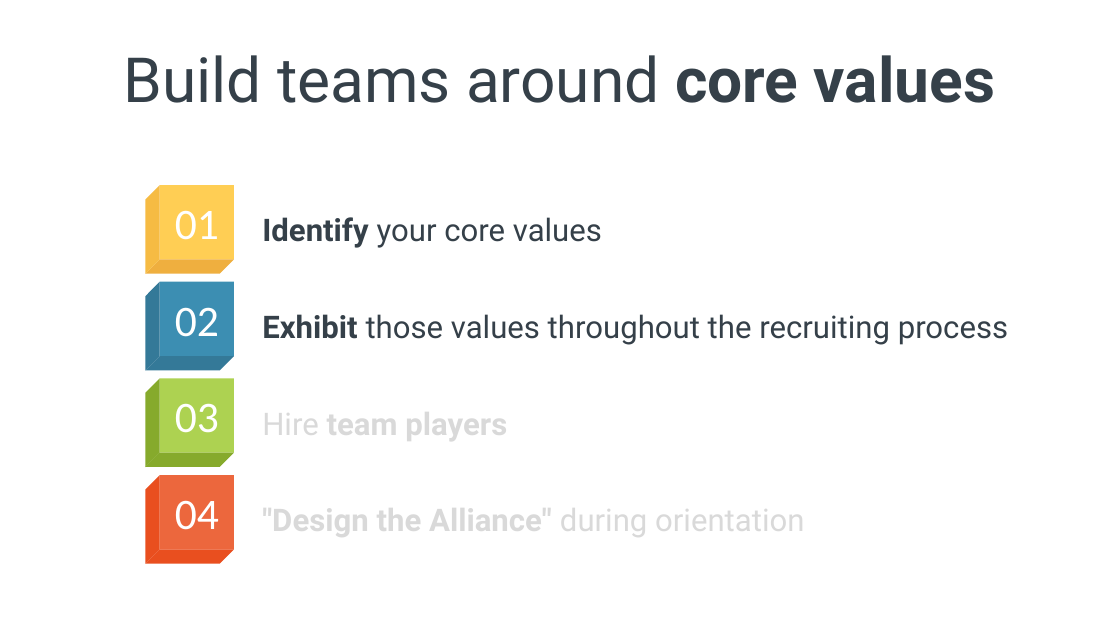
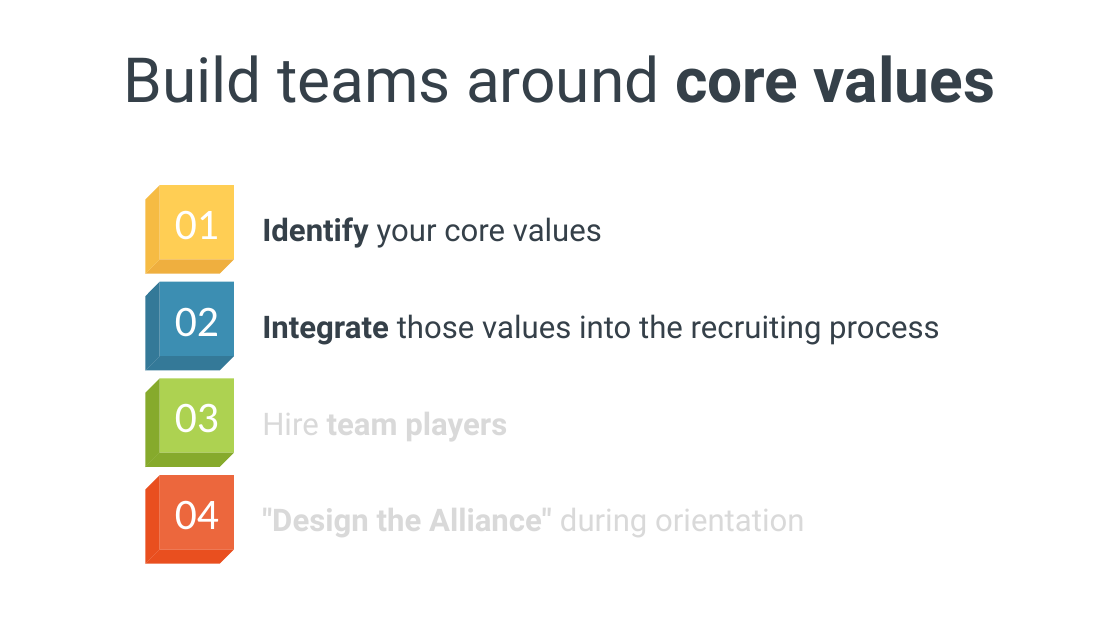
Before and after one commit to spetryjohnson/Talk---Hiring--Firing--and-Inspiring, a slide deck: slide 23 of Hiring, Firing, and Inspiring.pptx. Drawn at 1120x630 pixels with LibreOffice and Linux fonts; fonts in the diff are those of the drawing. Boxes give left, top, right and bottom in pixels: in the first picture for what was removed or moved away, otherwise in the second. Text is boxed around its words. In the diff, an @@ line names an element or a change of style, - is before the commit and + after.

Commit message:
Minor values tweaks. Slow going.

```diff
--- a/Hiring, Firing, and Inspiring.pptx
+++ b/Hiring, Firing, and Inspiring.pptx
@@ text at [262,314,939,345]: text changed @@
-Exhibit those values throughout the recruiting process
+Integrate those values into the recruiting process
```
Also in this commit, not shown: 5 other slides changed, 1 other file.
